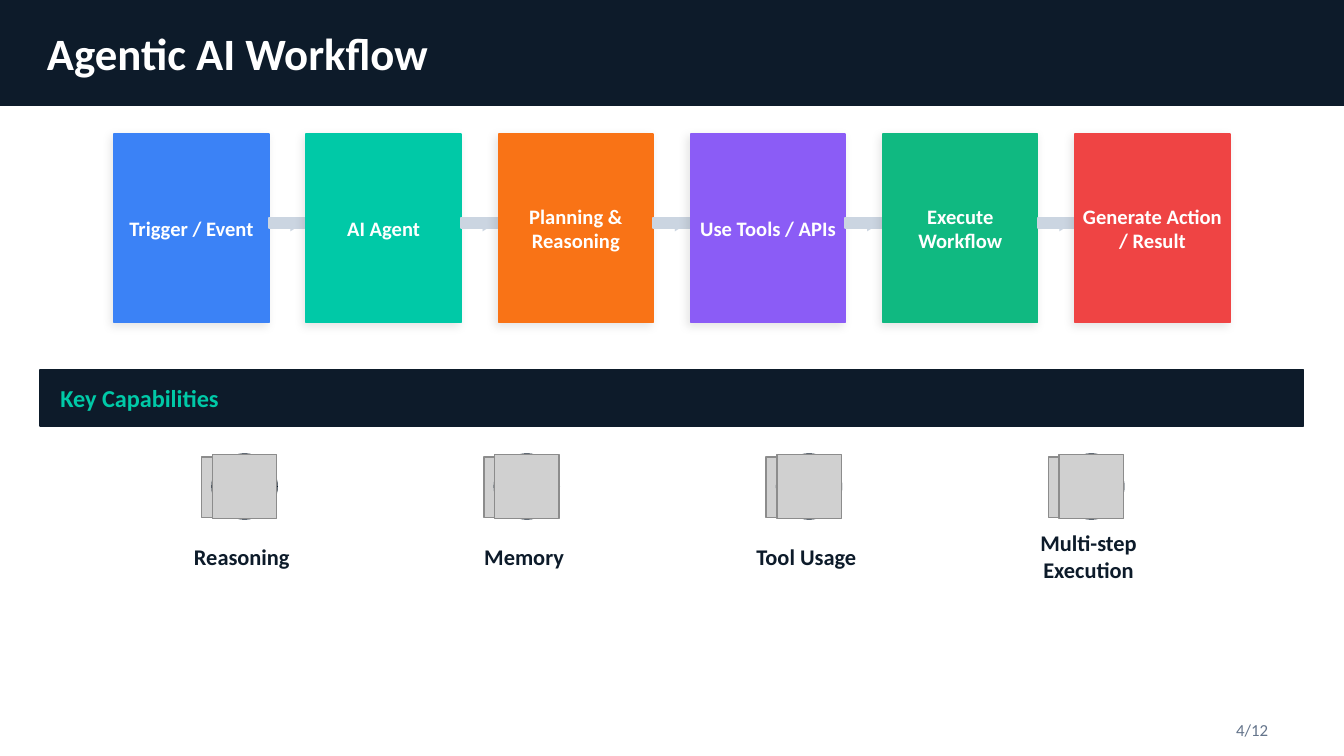
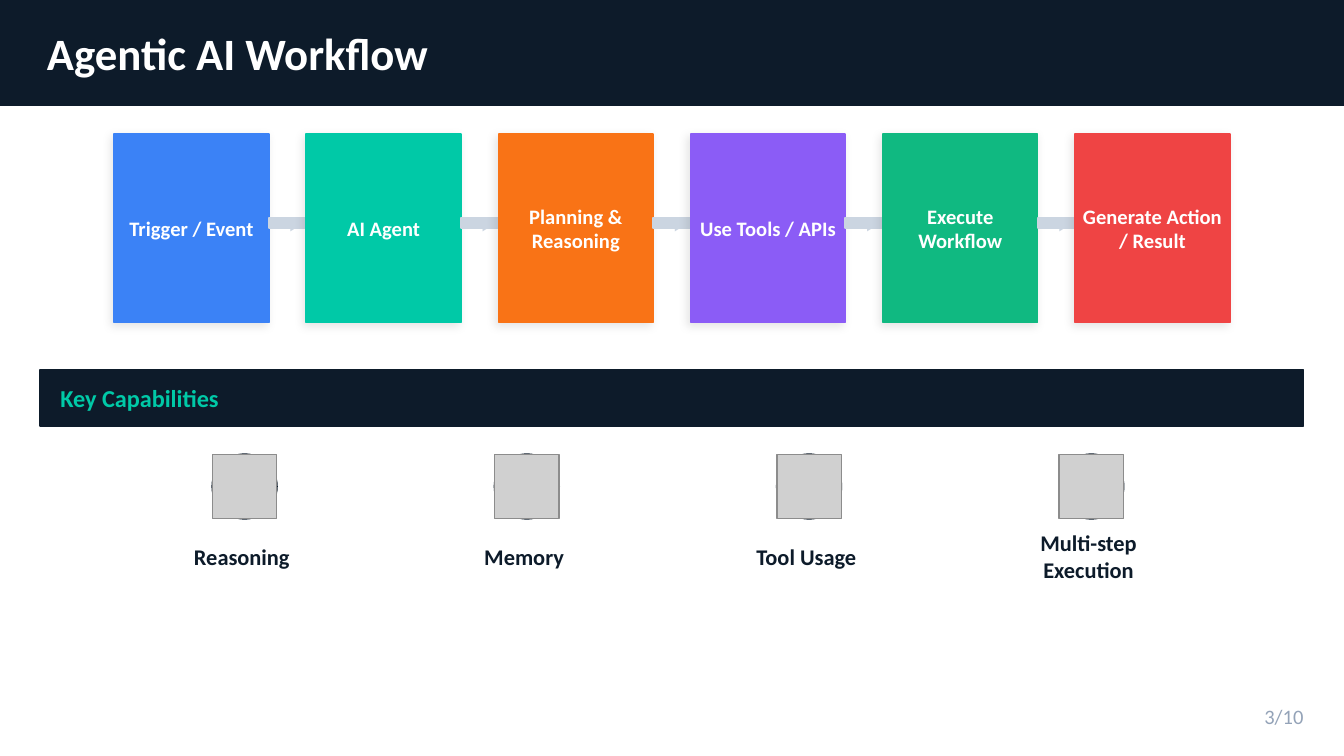
Before and after one commit to Ligerking007/JakapanK-Portfolio, a slide deck: slide 3 of public/before2021/sampleprojects/6-sharetoteam/Agentic_AI_TeamSharing_2026_05_JakapanK.pptx (slide 4 before the commit). Drawn at 1344x756 pixels with LibreOffice and Linux fonts; fonts in the diff are those of the drawing; grey boxes stand for pictures. Boxes give left, top, right and bottom in pixels: in the first picture for what was removed or moved away, otherwise in the second. Text is boxed around its words. In the diff, an @@ line names an element or a change of style, - is before the commit and + after.

```diff
--- a/public/before2021/sampleprojects/6-sharetoteam/Agentic_AI_TeamSharing_2026_05_JakapanK.pptx
+++ b/public/before2021/sampleprojects/6-sharetoteam/Agentic_AI_TeamSharing_2026_05_JakapanK.pptx
@@ picture removed at [202, 457, 262, 517] @@
@@ picture removed at [484, 457, 544, 517] @@
@@ picture removed at [766, 457, 827, 517] @@
@@ picture removed at [1048, 457, 1109, 517] @@
@@ text added at [1264, 710, 1303, 725], 11 pt, text #94A3B8 @@
+3/10
@@ text removed at [1236, 724, 1268, 737] @@
-4/12
```
Also in this commit, not shown: 9 other slides changed, 2 slides removed.
